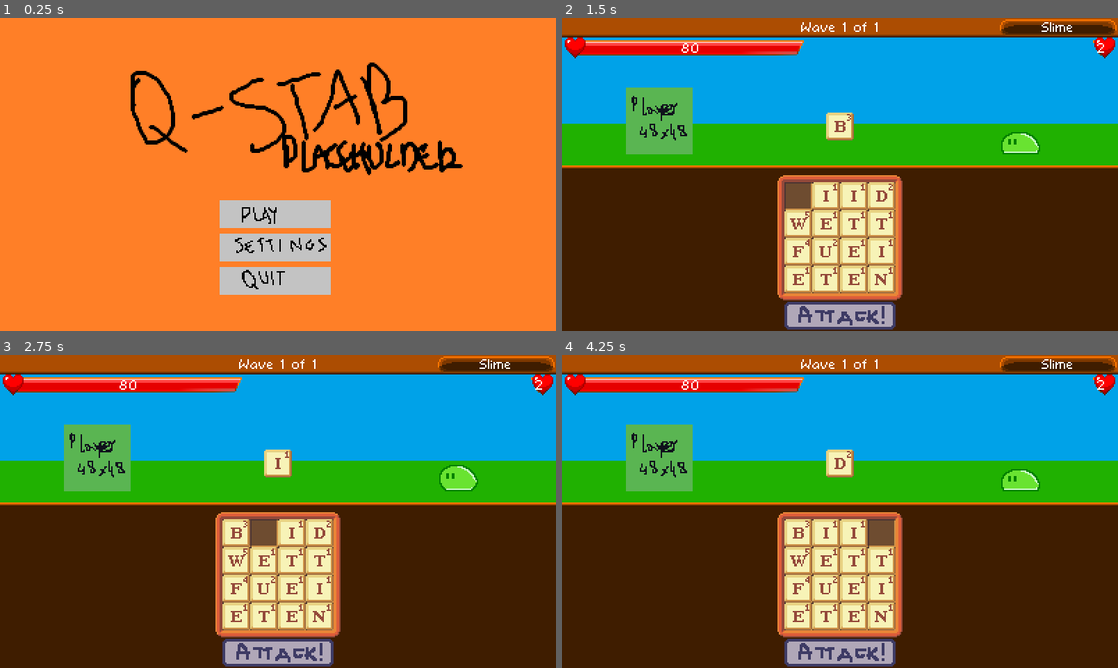
Above: before the commit, frames 1-4 (two rows, left to right).
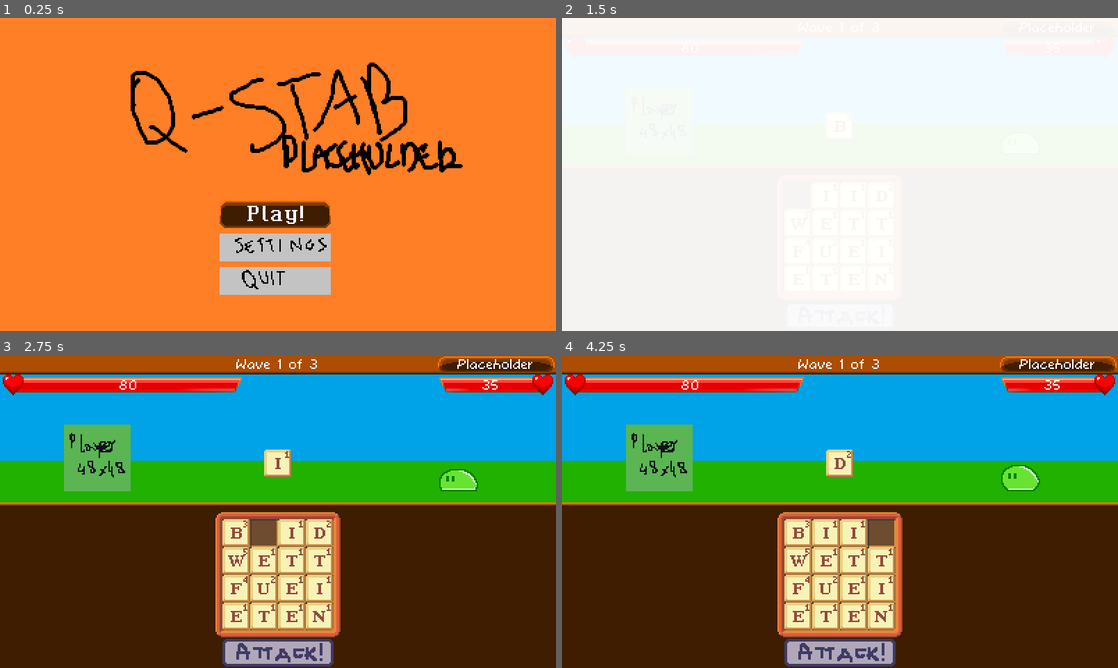
Above: after the commit, the same moments.

Repository: jakubg1/q-stab
Game: Godot game, scene res://scenes/main.tscn
Two runs of this game, one before a commit and one after it. Both use one fixed random seed, a clock stepped at 60 frames per second and the inputs below.
Inputs (mouse positions are in pixels of both pictures, inside the frame that each line leads up to):
- Up to frame 1 (0.25 s): no input
- Up to frame 2 (1.5 s): click (840, 215) at 0.5 s; tap Enter (battle_attack) at 1.25 s; move the mouse to (795, 196) at 1.27 s; hold Enter (battle_attack) from 1.28 s (still down); click (795, 196) at 1.42 s
- Up to frame 3 (2.75 s): move the mouse to (266, 533) at 2.02 s; release Enter (battle_attack) at 2.03 s; tap Backspace at 2.1 s; click (266, 533) at 2.17 s
- Up to frame 4 (4.25 s): move the mouse to (851, 533) at 2.77 s; hold Shift 2.78-3.53 s; click (851, 533) at 2.92 s; move the mouse to (878, 533) at 3.52 s; tap Delete at 3.6 s; click (878, 533) at 3.67 s

The runs differ from the first frame. In frame 1, 1.8% of the frame differs, in the area x 39-60%, y 58-68%; in frame 2, 100%, in the area x 0-100%, y 0-100%; in frame 3, 1.3%; in frame 4, 1.3%.

Commit message:
Screen transition, button test
- Added a screen transition. Currently displayed when starting the game.
- Changed the Play button's sprite to a new sprite. This might or might not be used as a base for the other buttons.
- Corners of the level stats sprite are now properly transparent.
- Added a Music Manager, currently empty.
- Reverted the temporary battle changes from the previous commit.

Diff:
--- a/project.godot
+++ b/project.godot
@@ -25,6 +25,7 @@
 WordDictionary="*uid://cw5l0be1veuq5"
 Enums="*uid://ckmbqpwui76fg"
 EnemyDatabase="*uid://dbcb5plkfmnfv"
+MusicManager="*uid://cijkwlvqwrcun"
 
 [display]
 
--- a/scenes/game.tscn
+++ b/scenes/game.tscn
@@ -1,6 +1,7 @@
 [gd_scene format=3 uid="uid://b7a1vg5211i7h"]
 
 [ext_resource type="Script" uid="uid://ccrqw3m8h104v" path="res://scripts/game.gd" id="1_lnu2h"]
+[ext_resource type="PackedScene" uid="uid://b8ydqj7pft2fa" path="res://scenes/transition.tscn" id="2_yqjtg"]
 
 [node name="Game" type="Node" unique_id=1705985166]
 script = ExtResource("1_lnu2h")
@@ -10,3 +11,5 @@
 offset_bottom = 225.0
 mouse_filter = 2
 color = Color(0, 0, 0, 1)
+
+[node name="Transition" parent="." unique_id=2006102277 instance=ExtResource("2_yqjtg")]
--- /dev/null
+++ b/scenes/health_bar_left.tscn
@@ -0,0 +1,233 @@
+[gd_scene format=3 uid="uid://b8qc66r130dec"]
+
+[ext_resource type="Texture2D" path="res://images/health_bar_left.png" id="2_5xu3r"]
+[ext_resource type="Texture2D" path="res://images/health_bar_juice_left.png" id="3_ef15a"]
+[ext_resource type="Texture2D" path="res://images/health_bar_juice_left_flash.png" id="3_eqynm"]
+[ext_resource type="FontFile" uid="uid://ckttjiby7l5pr" path="res://fonts/comicoro.ttf" id="4_45evk"]
+
+[sub_resource type="GDScript" id="GDScript_5xu3r"]
+script/source = "extends Node2D
+
+@onready var background: NinePatchRect = $Background
+@onready var bar: NinePatchRect = $MarginContainer/Control/Bar
+@onready var barFlash: NinePatchRect = $MarginContainer/Control/BarFlash
+
+# We love multiplying text labels just because Godot can't do pixel-perfect outlines -_-
+@onready var text: Label = $Text
+@onready var outline_1: Label = $Text/Outline1
+@onready var outline_2: Label = $Text/Outline2
+@onready var outline_3: Label = $Text/Outline3
+@onready var outline_4: Label = $Text/Outline4
+@onready var labels: Array[Label] = [text, outline_1, outline_2, outline_3, outline_4]
+
+## `false` - the bar will grow from left to right, `true` - the bar will grow from right to left
+@export var flipped = true
+
+const SCALE := 2 ## How many pixels per one HP should be displayed on the bar.
+
+var value := 50
+var maxValue := 50
+var animValue := 50.0 ## Value displayed by the red portion of the bar and by the counter.
+var animFlashValue := 50.0 ## Value displayed by the white portion of the bar.
+var damageTime := -1.0 ## Counts up from 0 when damage is taken.
+
+## Initializes this health bar by setting its maximum value.
+func init(maxValue: int) -> void:
+	value = maxValue
+	self.maxValue = maxValue
+	animValue = float(maxValue)
+	animFlashValue = float(maxValue)
+	updateLayout()
+
+## Updates the widget sizes.
+func updateLayout() -> void:
+	background.size.x = 26 + maxValue * SCALE
+	bar.size.x = 8 + animValue * SCALE
+	barFlash.size.x = 8 + animFlashValue * SCALE
+	if flipped:
+		background.position.x = -26 - maxValue * SCALE
+		bar.position.x = 200 - animValue * SCALE
+		barFlash.position.x = 200 - animFlashValue * SCALE
+	for label in labels:
+		label.text = str(int(animValue))
+	# Flash the bar when animating.
+	bar.visible = not ((damageTime >= 0.1 and damageTime < 0.25) or (damageTime >= 0.3 and damageTime < 0.45))
+
+## Sets the bar value and starts the hurt animation.
+func setValue(value: int) -> void:
+	self.value = max(value, 0)
+	# TODO: Do something with this. This shouldn't probably belong here. Or at least add some conditions?
+	damageTime = 0
+
+## Called when the node enters the scene tree for the first time.
+func _ready() -> void:
+	updateLayout()
+
+## Called every frame. 'delta' is the elapsed time since the previous frame.
+func _process(delta: float) -> void:
+	# Handle the flash.
+	if damageTime >= 0:
+		damageTime += delta
+		var multiplier = 1 + (animValue - value) / 2
+		animValue = max(animValue - multiplier * delta * 20, value)
+		if damageTime >= 1:
+			animFlashValue = max(animFlashValue - delta * 40, value)
+			if animFlashValue == value:
+				damageTime = -1
+		updateLayout()
+
+## Called when the player's health changes.
+func _on_player_health_changed(health: int) -> void:
+	setValue(health)
+
+## Called when the enemy's health changes.
+func _on_enemy_health_changed(health: int) -> void:
+	setValue(health)
+"
+
+[sub_resource type="LabelSettings" id="LabelSettings_6opq1"]
+font = ExtResource("4_45evk")
+outline_color = Color(0, 0, 0, 1)
+
+[sub_resource type="LabelSettings" id="LabelSettings_tujlf"]
+font = ExtResource("4_45evk")
+font_color = Color(0, 0, 0, 1)
+outline_color = Color(0, 0, 0, 1)
+
+[node name="HealthBarLeft" type="Node2D" unique_id=2022486482]
+script = SubResource("GDScript_5xu3r")
+flipped = false
+
+[node name="Background" type="NinePatchRect" parent="." unique_id=1552382997]
+anchors_preset = 6
+anchor_left = 1.0
+anchor_top = 0.5
+anchor_right = 1.0
+anchor_bottom = 0.5
+offset_right = 36.0
+offset_bottom = 13.0
+grow_horizontal = 0
+grow_vertical = 2
+texture = ExtResource("2_5xu3r")
+patch_margin_left = 21
+patch_margin_right = 15
+
+[node name="MarginContainer" type="MarginContainer" parent="." unique_id=240633290]
+clip_contents = true
+anchors_preset = 6
+anchor_left = 1.0
+anchor_top = 0.5
+anchor_right = 1.0
+anchor_bottom = 0.5
+offset_left = 21.0
+offset_top = 2.0
+offset_right = 221.0
+offset_bottom = 11.0
+grow_horizontal = 0
+grow_vertical = 2
+
+[node name="Control" type="Control" parent="MarginContainer" unique_id=1310766413]
+layout_mode = 2
+
+[node name="BarFlash" type="NinePatchRect" parent="MarginContainer/Control" unique_id=1848284992]
+layout_mode = 0
+offset_left = -8.0
+offset_right = 10.0
+offset_bottom = 9.0
+texture = ExtResource("3_eqynm")
+patch_margin_right = 8
+
+[node name="Bar" type="NinePatchRect" parent="MarginContainer/Control" unique_id=882887477]
+layout_mode = 0
+offset_left = -8.0
+offset_right = 10.0
+offset_bottom = 9.0
+texture = ExtResource("3_ef15a")
+patch_margin_right = 8
+
+[node name="Text" type="Label" parent="." unique_id=895967947]
+z_index = 1
+anchors_preset = 6
+anchor_left = 1.0
+anchor_top = 0.5
+anchor_right = 1.0
+anchor_bottom = 0.5
+offset_left = 24.0
+offset_top = -1.0
+offset_right = 51.0
+offset_bottom = 14.0
+grow_horizontal = 0
+grow_vertical = 2
+text = "20"
+label_settings = SubResource("LabelSettings_6opq1")
+vertical_alignment = 1
+
+[node name="Outline1" type="Label" parent="Text" unique_id=952012645]
+z_index = -1
+layout_mode = 1
+anchors_preset = 6
+anchor_left = 1.0
+anchor_top = 0.5
+anchor_right = 1.0
+anchor_bottom = 0.5
+offset_left = -26.0
+offset_top = -7.5
+offset_right = 1.0
+offset_bottom = 7.5
+grow_horizontal = 0
+grow_vertical = 2
+text = "20"
+label_settings = SubResource("LabelSettings_tujlf")
+vertical_alignment = 1
+
+[node name="Outline2" type="Label" parent="Text" unique_id=2105559327]
+z_index = -1
+layout_mode = 1
+anchors_preset = 6
+anchor_left = 1.0
+anchor_top = 0.5
+anchor_right = 1.0
+anchor_bottom = 0.5
+offset_left = -27.0
+offset_top = -6.5
+offset_bottom = 8.5
+grow_horizontal = 0
+grow_vertical = 2
+text = "20"
+label_settings = SubResource("LabelSettings_tujlf")
+vertical_alignment = 1
+
+[node name="Outline3" type="Label" parent="Text" unique_id=740037156]
+z_index = -1
+layout_mode = 1
+anchors_preset = 6
+anchor_left = 1.0
+anchor_top = 0.5
+anchor_right = 1.0
+anchor_bottom = 0.5
+offset_left = -28.0
+offset_top = -7.5
+offset_right = -1.0
+offset_bottom = 7.5
+grow_horizontal = 0
+grow_vertical = 2
+text = "20"
+label_settings = SubResource("LabelSettings_tujlf")
+vertical_alignment = 1
+
+[node name="Outline4" type="Label" parent="Text" unique_id=1756482568]
+z_index = -1
+layout_mode = 1
+anchors_preset = 6
+anchor_left = 1.0
+anchor_top = 0.5
+anchor_right = 1.0
+anchor_bottom = 0.5
+offset_left = -27.0
+offset_top = -8.5
+offset_bottom = 6.5
+grow_horizontal = 0
+grow_vertical = 2
+text = "20"
+label_settings = SubResource("LabelSettings_tujlf")
+vertical_alignment = 1
--- /dev/null
+++ b/scenes/health_bar_right.tscn
@@ -0,0 +1,237 @@
+[gd_scene format=3 uid="uid://cy8ubbe1g6yaf"]
+
+[ext_resource type="Texture2D" path="res://images/health_bar.png" id="1_1bvlm"]
+[ext_resource type="Texture2D" path="res://images/health_bar_juice_flash.png" id="3_sxwah"]
+[ext_resource type="Texture2D" path="res://images/health_bar_juice.png" id="3_tujlf"]
+[ext_resource type="FontFile" uid="uid://ckttjiby7l5pr" path="res://fonts/comicoro.ttf" id="4_tujlf"]
+
+[sub_resource type="GDScript" id="GDScript_5xu3r"]
+script/source = "extends Node2D
+
+@onready var background: NinePatchRect = $Background
+@onready var bar: NinePatchRect = $MarginContainer/Control/Bar
+@onready var barFlash: NinePatchRect = $MarginContainer/Control/BarFlash
+
+# We love multiplying text labels just because Godot can't do pixel-perfect outlines -_-
+@onready var text: Label = $Text
+@onready var outline_1: Label = $Text/Outline1
+@onready var outline_2: Label = $Text/Outline2
+@onready var outline_3: Label = $Text/Outline3
+@onready var outline_4: Label = $Text/Outline4
+@onready var labels: Array[Label] = [text, outline_1, outline_2, outline_3, outline_4]
+
+## `false` - the bar will grow from left to right, `true` - the bar will grow from right to left
+@export var flipped = true
+
+const SCALE := 2 ## How many pixels per one HP should be displayed on the bar.
+
+var value := 50
+var maxValue := 50
+var animValue := 50.0 ## Value displayed by the red portion of the bar and by the counter.
+var animFlashValue := 50.0 ## Value displayed by the white portion of the bar.
+var damageTime := -1.0 ## Counts up from 0 when damage is taken.
+
+## Initializes this health bar by setting its maximum value.
+func init(maxValue: int) -> void:
+	value = maxValue
+	self.maxValue = maxValue
+	animValue = float(maxValue)
+	animFlashValue = float(maxValue)
+	updateLayout()
+
+## Updates the widget sizes.
+func updateLayout() -> void:
+	background.size.x = 26 + maxValue * SCALE
+	bar.size.x = 8 + animValue * SCALE
+	barFlash.size.x = 8 + animFlashValue * SCALE
+	if flipped:
+		background.position.x = -26 - maxValue * SCALE
+		bar.position.x = 200 - animValue * SCALE
+		barFlash.position.x = 200 - animFlashValue * SCALE
+	for label in labels:
+		label.text = str(int(animValue))
+	# Flash the bar when animating.
+	bar.visible = not ((damageTime >= 0.1 and damageTime < 0.25) or (damageTime >= 0.3 and damageTime < 0.45))
+
+## Sets the bar value and starts the hurt animation.
+func setValue(value: int) -> void:
+	self.value = max(value, 0)
+	# TODO: Do something with this. This shouldn't probably belong here. Or at least add some conditions?
+	damageTime = 0
+
+## Called when the node enters the scene tree for the first time.
+func _ready() -> void:
+	updateLayout()
+
+## Called every frame. 'delta' is the elapsed time since the previous frame.
+func _process(delta: float) -> void:
+	# Handle the flash.
+	if damageTime >= 0:
+		damageTime += delta
+		var multiplier = 1 + (animValue - value) / 2
+		animValue = max(animValue - multiplier * delta * 20, value)
+		if damageTime >= 1:
+			animFlashValue = max(animFlashValue - delta * 40, value)
+			if animFlashValue == value:
+				damageTime = -1
+		updateLayout()
+
+## Called when the player's health changes.
+func _on_player_health_changed(health: int) -> void:
+	setValue(health)
+
+## Called when the enemy's health changes.
+func _on_enemy_health_changed(health: int) -> void:
+	setValue(health)
+"
+
+[sub_resource type="LabelSettings" id="LabelSettings_6opq1"]
+font = ExtResource("4_tujlf")
+outline_color = Color(0, 0, 0, 1)
+
+[sub_resource type="LabelSettings" id="LabelSettings_tujlf"]
+font = ExtResource("4_tujlf")
+font_color = Color(0, 0, 0, 1)
+outline_color = Color(0, 0, 0, 1)
+
+[node name="HealthBarRight" type="Node2D" unique_id=2022486482]
+script = SubResource("GDScript_5xu3r")
+
+[node name="Background" type="NinePatchRect" parent="." unique_id=1552382997]
+anchors_preset = 6
+anchor_left = 1.0
+anchor_top = 0.5
+anchor_right = 1.0
+anchor_bottom = 0.5
+offset_left = -35.0
+offset_bottom = 13.0
+grow_horizontal = 0
+grow_vertical = 2
+texture = ExtResource("1_1bvlm")
+patch_margin_left = 15
+patch_margin_right = 21
+
+[node name="MarginContainer" type="MarginContainer" parent="." unique_id=240633290]
+clip_contents = true
+anchors_preset = 6
+anchor_left = 1.0
+anchor_top = 0.5
+anchor_right = 1.0
+anchor_bottom = 0.5
+offset_left = -221.0
+offset_top = 2.0
+offset_right = -21.0
+offset_bottom = 11.0
+grow_horizontal = 0
+grow_vertical = 2
+
+[node name="Control" type="Control" parent="MarginContainer" unique_id=1310766413]
+layout_mode = 2
+
+[node name="BarFlash" type="NinePatchRect" parent="MarginContainer/Control" unique_id=1189022641]
+layout_mode = 0
+offset_left = 190.0
+offset_right = 208.0
+offset_bottom = 9.0
+texture = ExtResource("3_sxwah")
+patch_margin_left = 8
+
+[node name="Bar" type="NinePatchRect" parent="MarginContainer/Control" unique_id=882887477]
+layout_mode = 0
+offset_left = 190.0
+offset_right = 208.0
+offset_bottom = 9.0
+texture = ExtResource("3_tujlf")
+patch_margin_left = 8
+
+[node name="Text" type="Label" parent="." unique_id=895967947]
+z_index = 1
+anchors_preset = 6
+anchor_left = 1.0
+anchor_top = 0.5
+anchor_right = 1.0
+anchor_bottom = 0.5
+offset_left = -50.0
+offset_top = -1.0
+offset_right = -23.0
+offset_bottom = 14.0
+grow_horizontal = 0
+grow_vertical = 2
+text = "20"
+label_settings = SubResource("LabelSettings_6opq1")
+horizontal_alignment = 2
+vertical_alignment = 1
+
+[node name="Outline1" type="Label" parent="Text" unique_id=952012645]
+z_index = -1
+layout_mode = 1
+anchors_preset = 6
+anchor_left = 1.0
+anchor_top = 0.5
+anchor_right = 1.0
+anchor_bottom = 0.5
+offset_left = -26.0
+offset_top = -7.5
+offset_right = 1.0
+offset_bottom = 7.5
+grow_horizontal = 0
+grow_vertical = 2
+text = "20"
+label_settings = SubResource("LabelSettings_tujlf")
+horizontal_alignment = 2
+vertical_alignment = 1
+
+[node name="Outline2" type="Label" parent="Text" unique_id=2105559327]
+z_index = -1
+layout_mode = 1
+anchors_preset = 6
+anchor_left = 1.0
+anchor_top = 0.5
+anchor_right = 1.0
+anchor_bottom = 0.5
+offset_left = -27.0
+offset_top = -6.5
+offset_bottom = 8.5
+grow_horizontal = 0
+grow_vertical = 2
+text = "20"
+label_settings = SubResource("LabelSettings_tujlf")
+horizontal_alignment = 2
+vertical_alignment = 1
+
+[node name="Outline3" type="Label" parent="Text" unique_id=740037156]
+z_index = -1
+layout_mode = 1
+anchors_preset = 6
+anchor_left = 1.0
+anchor_top = 0.5
+anchor_right = 1.0
+anchor_bottom = 0.5
+offset_left = -28.0
+offset_top = -7.5
+offset_right = -1.0
+offset_bottom = 7.5
+grow_horizontal = 0
+grow_vertical = 2
+text = "20"
+label_settings = SubResource("LabelSettings_tujlf")
+horizontal_alignment = 2
+vertical_alignment = 1
+
+[node name="Outline4" type="Label" parent="Text" unique_id=1756482568]
+z_index = -1
+layout_mode = 1
+anchors_preset = 6
+anchor_left = 1.0
+anchor_top = 0.5
+anchor_right = 1.0
+anchor_bottom = 0.5
+offset_left = -27.0
+offset_top = -8.5
+offset_bottom = 6.5
+grow_horizontal = 0
+grow_vertical = 2
+text = "20"
+label_settings = SubResource("LabelSettings_tujlf")
+horizontal_alignment = 2
+vertical_alignment = 1
--- /dev/null
+++ b/scenes/music_manager.tscn
@@ -0,0 +1,6 @@
+[gd_scene format=3 uid="uid://mn1dserku0v5"]
+
+[ext_resource type="Script" uid="uid://cijkwlvqwrcun" path="res://scripts/music_manager.gd" id="1_tn5dr"]
+
+[node name="MusicManager" type="Node" unique_id=88930590]
+script = ExtResource("1_tn5dr")
--- /dev/null
+++ b/scenes/transition.tscn
@@ -0,0 +1,13 @@
+[gd_scene format=3 uid="uid://b8ydqj7pft2fa"]
+
+[ext_resource type="Script" uid="uid://dxjkkmjwpfmh3" path="res://scripts/transition.gd" id="1_rerct"]
+
+[node name="Transition" type="Node2D" unique_id=2006102277]
+script = ExtResource("1_rerct")
+
+[node name="Rect" type="ColorRect" parent="." unique_id=565738552]
+z_index = 1
+offset_right = 400.0
+offset_bottom = 225.0
+mouse_filter = 2
+color = Color(1, 1, 1, 0)
--- a/scripts/battle.gd
+++ b/scripts/battle.gd
@@ -17,8 +17,8 @@
 @onready var battleStatsModal: UIBattleStatsModal = $BattleStatsModal
 
 var WAVES := [
-	#EnemyDatabase.placeholder,
-	#EnemyDatabase.slime,
+	EnemyDatabase.placeholder,
+	EnemyDatabase.slime,
 	EnemyDatabase.slime
 ]
 
--- a/scripts/enemy_database.gd
+++ b/scripts/enemy_database.gd
@@ -31,7 +31,7 @@
 
 const slime: Dictionary[String, Variant] = {
 	"name": "Slime",
-	"health": 2, # 25
+	"health": 25,
 	"attacks": [
 		{
 			"name": "Jump",
--- a/scripts/game.gd
+++ b/scripts/game.gd
@@ -1,5 +1,7 @@
 extends Node
 class_name Game
+
+@onready var transition: UITransition = $Transition
 
 const SCENES = {
 	"main_menu": preload("res://scenes/main_menu.tscn"),
@@ -16,9 +18,15 @@
 	currentScene.setGame(self)
 	add_child(currentScene)
 
+## Don't ask me why I have to make this function. Fuck you, GDScript!
+func setSceneBattle() -> void:
+	setScene("battle")
+
 ## Starts the game.
 func startGame() -> void:
-	setScene("battle")
+	# GDScript can't into lambdas, LOVE2D can:
+	# transition.start(function() self.setScene("battle") end)
+	transition.start(Callable(self, "setSceneBattle"))
 
 ## Called when the node enters the scene tree for the first time.
 func _ready() -> void:
--- /dev/null
+++ b/scripts/music_manager.gd
@@ -0,0 +1,9 @@
+extends Node
+
+## Called when the node enters the scene tree for the first time.
+func _ready() -> void:
+	pass # Replace with function body.
+
+## Called every frame. 'delta' is the elapsed time since the previous frame.
+func _process(delta: float) -> void:
+	pass
--- /dev/null
+++ b/scripts/transition.gd
@@ -0,0 +1,44 @@
+extends Node2D
+class_name UITransition
+
+@onready var rect: ColorRect = $Rect
+
+var t := -1.0 ## Elapsed transition time. Starts from 0 and counts up. -1 when no transition.
+var onDark = null ## Callable or null. Called when the screen is fully obstructed by the curtain.
+const MAX_T = 1.5 ## Total transition time, in seconds.
+
+## Starts the transition, optionally with a function to be called when the screen goes dark.
+func start(onDark: Callable) -> void:
+	if t != -1.0:
+		return
+	t = 0.0
+	self.onDark = onDark
+
+## Updates the transition appearance.
+func update() -> void:
+	var alpha = 0
+	if t >= 0 && t < 0.3:
+		alpha = t / 0.3 # Fade in
+	elif t >= 0.3 && t < 0.9:
+		alpha = 1 # Faded in
+	elif t >= 0.9 && t < 1.5:
+		alpha = 1 - (t - 0.9) / 0.6 # Fading out
+	rect.color.a = alpha
+
+## Called when the node enters the scene tree for the first time.
+func _ready() -> void:
+	pass # Replace with function body.
+
+## Called every frame. 'delta' is the elapsed time since the previous frame.
+func _process(delta: float) -> void:
+	if t >= 0:
+		t += delta
+		# Check whether to call the onDark function.
+		if t >= 0.4 && onDark:
+			onDark.call()
+			onDark = null
+		# Check whether the transition has finished.
+		if t >= MAX_T:
+			t = -1.0
+			onDark = null
+		update()
Binary file changed: images/button_play.png
Binary file changed: images/level_stats_background.png
Not shown: 1 places in scenes/battle.tscn that only renumber resources
Not shown, added: scripts/music_manager.gd.uid
Not shown, added: scripts/transition.gd.uid
